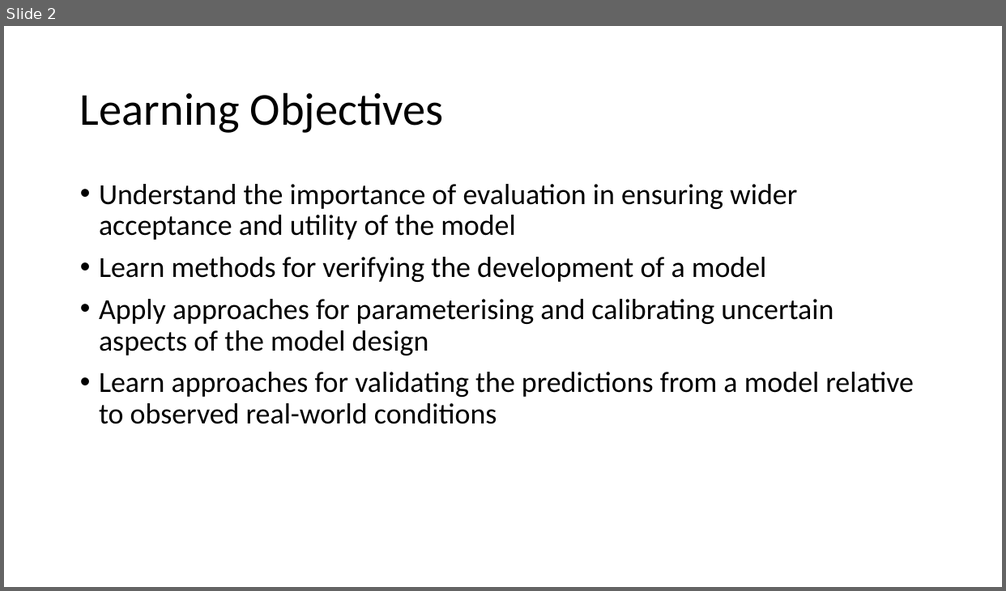
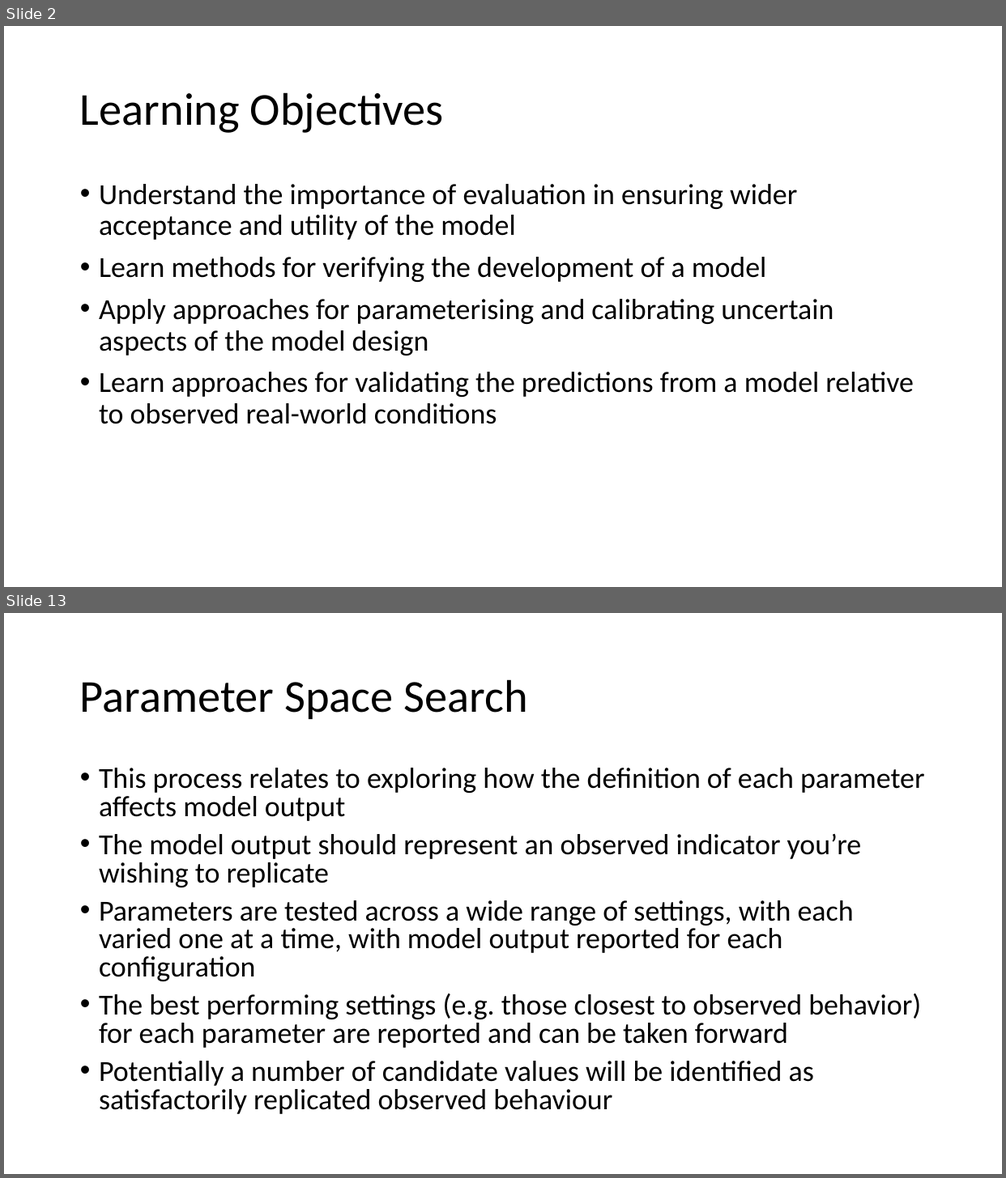
Before and after one commit to abmgis/abmgis, a slide deck: Chapter10-EvaluatingModels/Chapter10.pptx. Shown one above the other, each under a label of ours: slide 2 before the commit, slides 2 and 13 after it; the slides between them are not shown. The pictures are 1006x591 and 1006x1178 pixels, drawn with LibreOffice and Linux fonts; fonts in the diff are those of the drawing. Boxes give left, top, right and bottom in pixels: in the first picture for what was removed or moved away, otherwise in the second. Text is boxed around its words. In the diff, an @@ line names an element or a change of style, - is before the commit and + after.

```diff
--- a/Chapter10-EvaluatingModels/Chapter10.pptx
+++ b/Chapter10-EvaluatingModels/Chapter10.pptx
@@ slide 13 added at bbox=[4, 613, 1002, 1174], background #FFFFFF @@
@@ title added at bbox=[80, 679, 527, 719], 44 pt, text #000000 @@
+Parameter Space Search
@@ text added at bbox=[99, 768, 924, 1114], 28 pt, text #000000 @@
+• This process relates to exploring how the definition of each parameter affects model output
+• The model output should represent an observed indicator you’re wishing to replicate
+• Parameters are tested across a wide range of settings, with each varied one at a time, with model output reported for each configuration
+• The best performing settings (e.g. those closest to observed behavior) for each parameter are reported and can be taken forward
+• Potentially a number of candidate values will be identified as satisfactorily replicated observed behaviour
```
Also in this commit, not shown: 2 slides changed, 12 other slides added, 1 slide removed.
